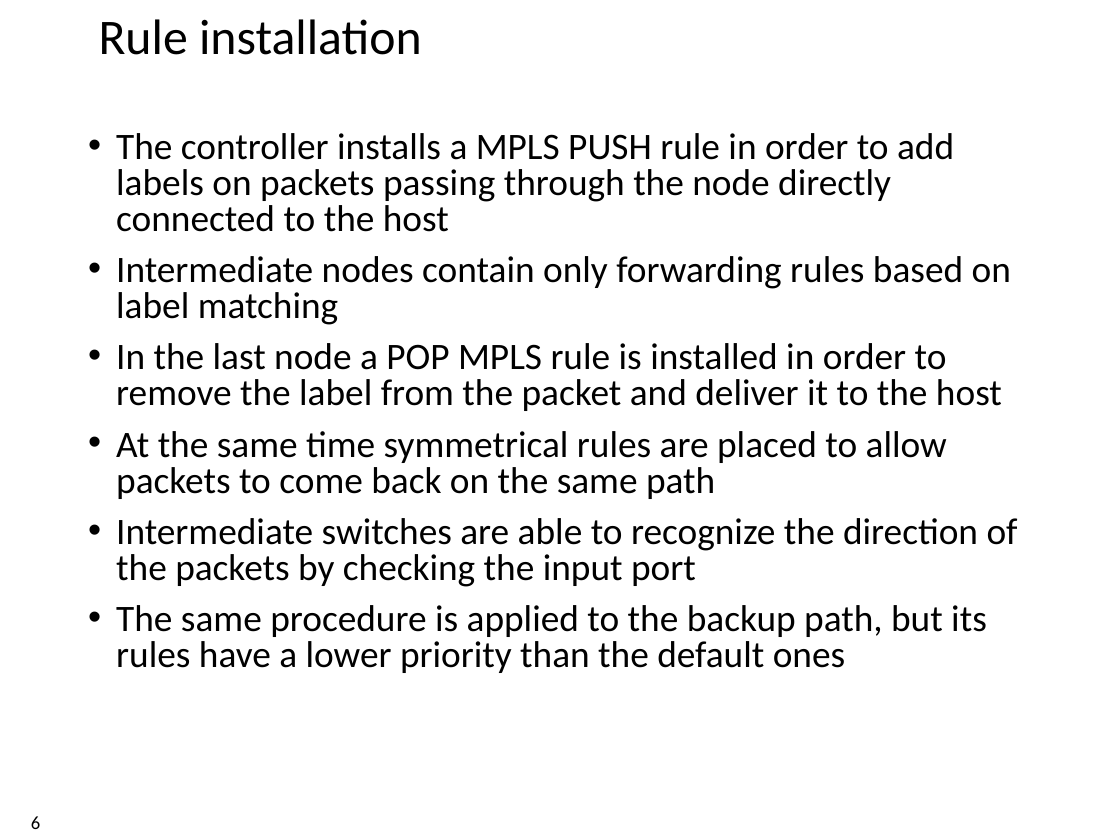
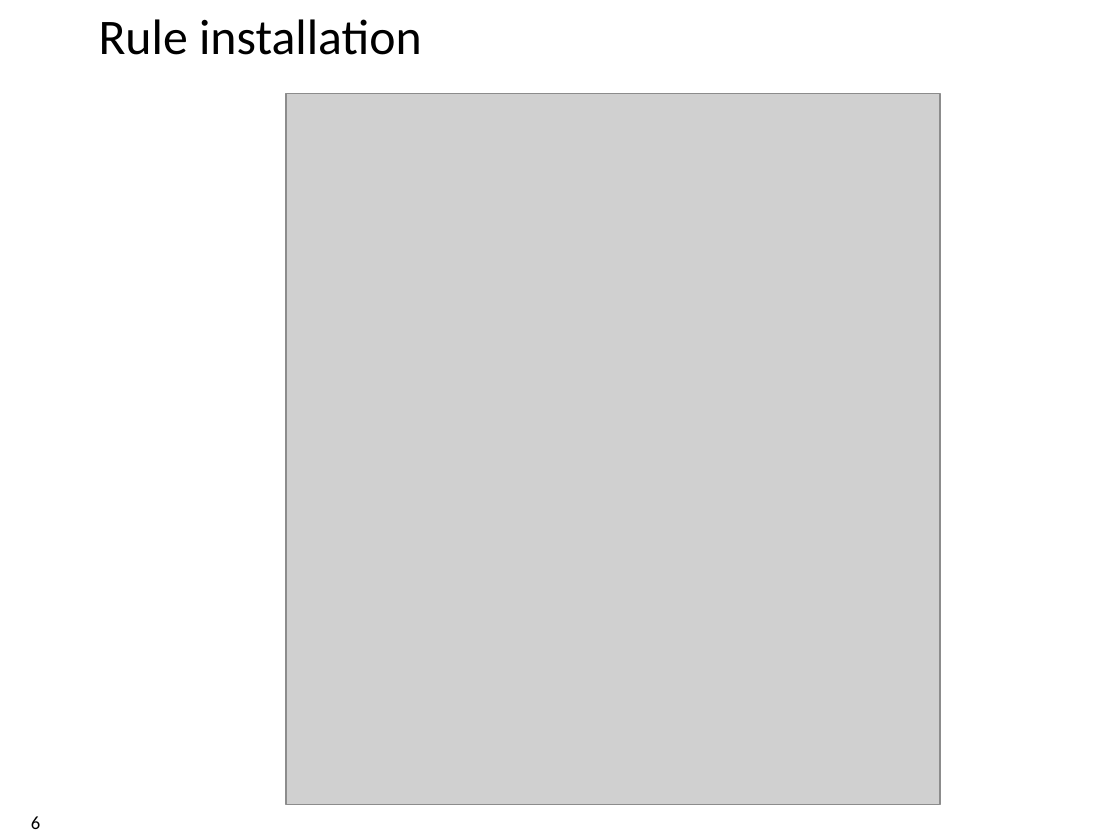
Before and after one commit to xdl907/switching-and-routing-project, a slide deck: slide 6 of template_project_exam__1_.pptx. Drawn at 1120x840 pixels with LibreOffice and Linux fonts; fonts in the diff are those of the drawing; grey boxes stand for pictures; background and template pictures are left out. Boxes give left, top, right and bottom in pixels: in the first picture for what was removed or moved away, otherwise in the second. Text is boxed around its words. In the diff, an @@ line names an element or a change of style, - is before the commit and + after.

```diff
--- a/template_project_exam__1_.pptx
+++ b/template_project_exam__1_.pptx
@@ picture added at (286,94,940,805) @@
@@ text removed at (116,133,1018,673) @@
-• The controller installs a MPLS PUSH rule in order to add labels on packets passing through the node directly connected to the host
-• Intermediate nodes contain only forwarding rules based on label matching
-• In the last node a POP MPLS rule is installed in order to remove the label from the packet and deliver it to the host
-• At the same time symmetrical rules are placed to allow packets to come back on the same path
-• Intermediate switches are able to recognize the direction of the packets by checking the input port
-• The same procedure is applied to the backup path, but its rules have a lower priority than the default ones
```
Also in this commit, not shown: 5 other slides changed, 1 slide added, 1 slide removed.
